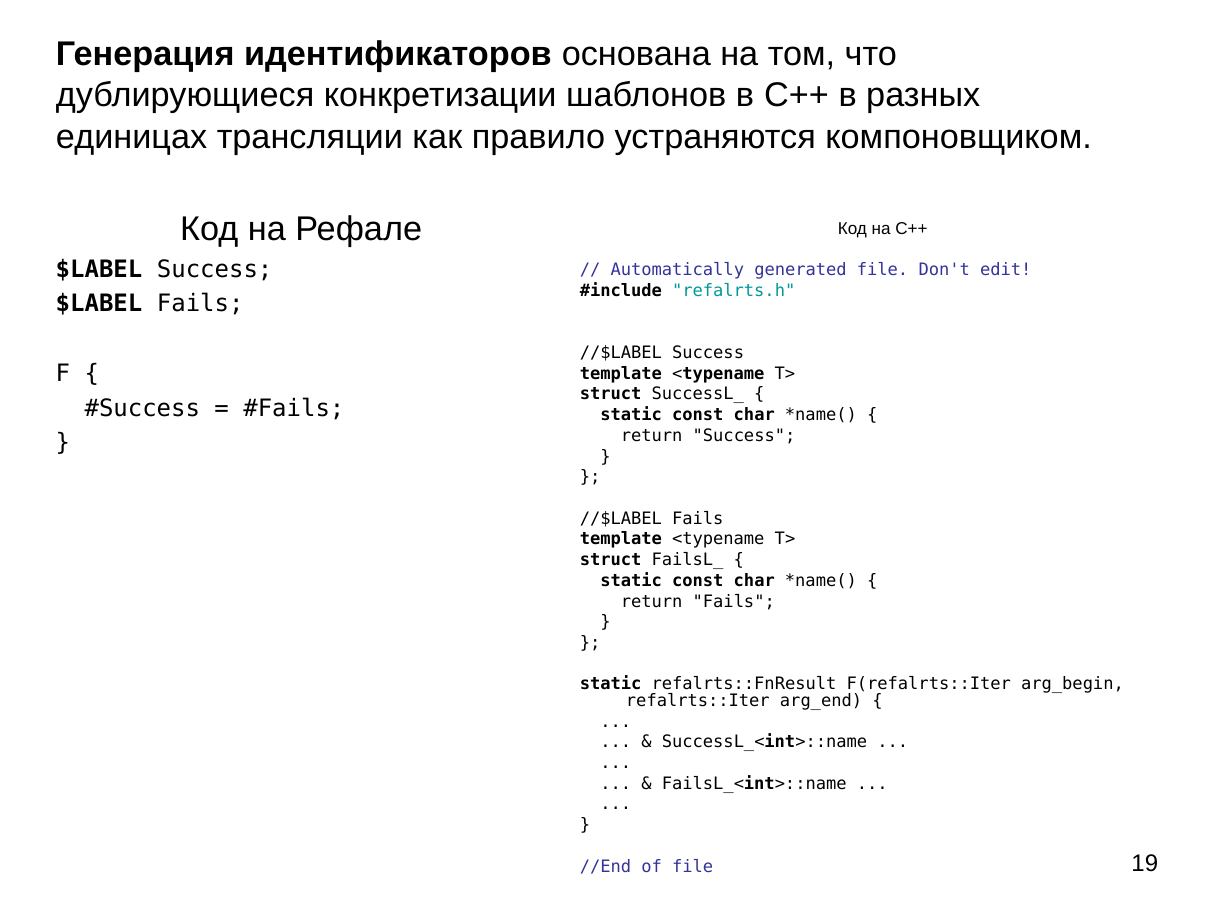
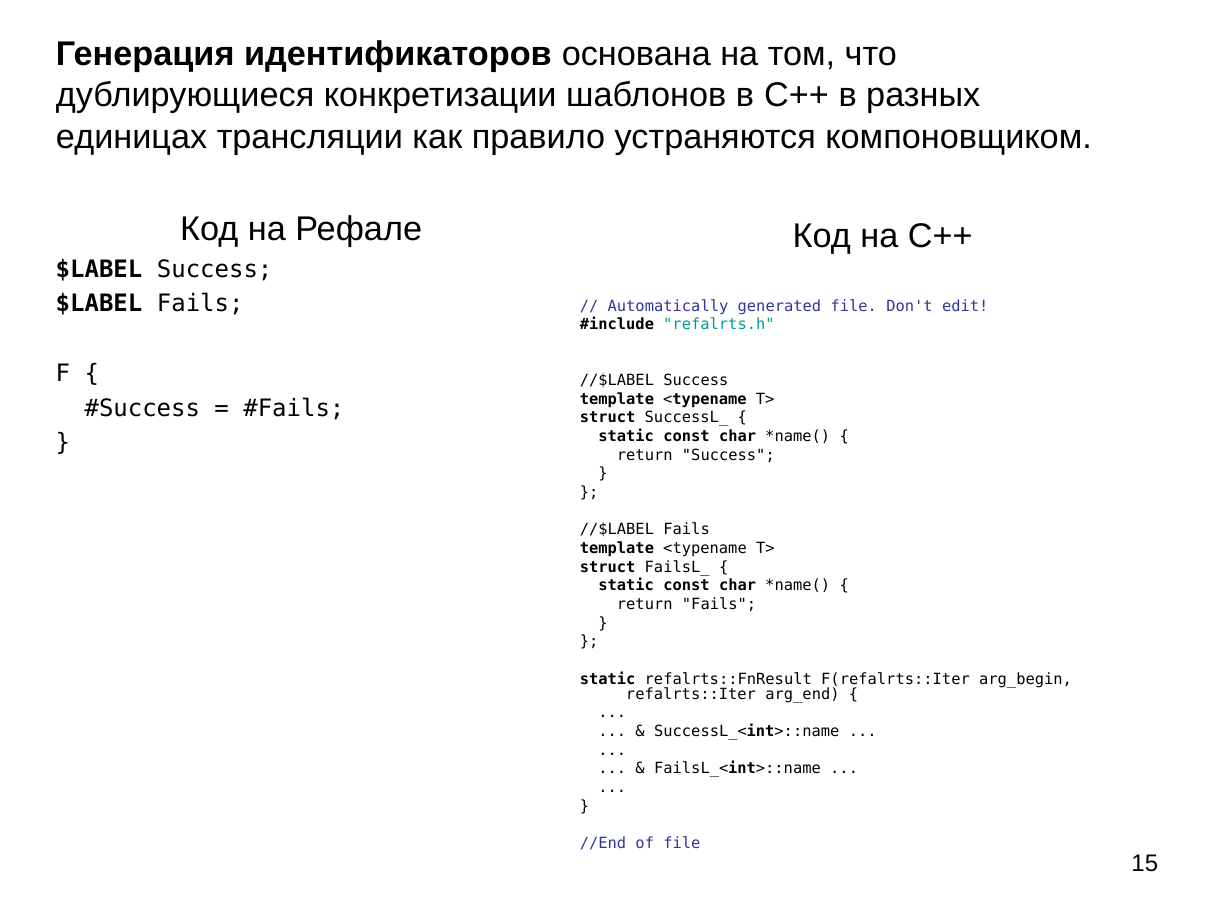
Before and after one commit to bmstu-iu9/refal-5-lambda, a slide deck: slide 15 of doc/Компилятор Простого Рефала.ppt (slide 19 before the commit). Drawn at 1232x924 pixels with LibreOffice and Linux fonts; fonts in the diff are those of the drawing. Boxes give left, top, right and bottom in pixels: in the first picture for what was removed or moved away, otherwise in the second. Text is boxed around its words. In the diff, an @@ line names an element or a change of style, - is before the commit and + after.

```diff
--- a/doc/Компилятор Простого Рефала.ppt
+++ b/doc/Компилятор Простого Рефала.ppt
@@ text "Код на C++" at (580, 223, 1072, 850): size 10 to 20 pt in "Код на C++"; size 10 to 9 pt; more space between paragraphs @@
@@ page number at (1131, 854, 1158, 872): text changed @@
-19
+15
```
Also in this commit, not shown: 8 other slides changed, 7 slides added, 3 slides removed, 6 other files.
